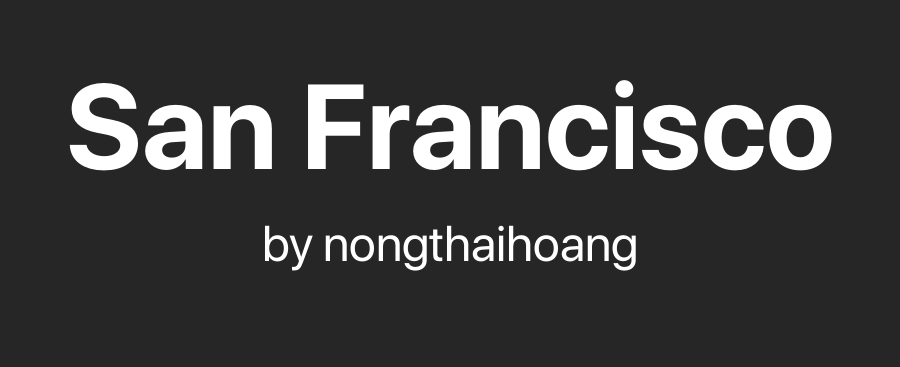
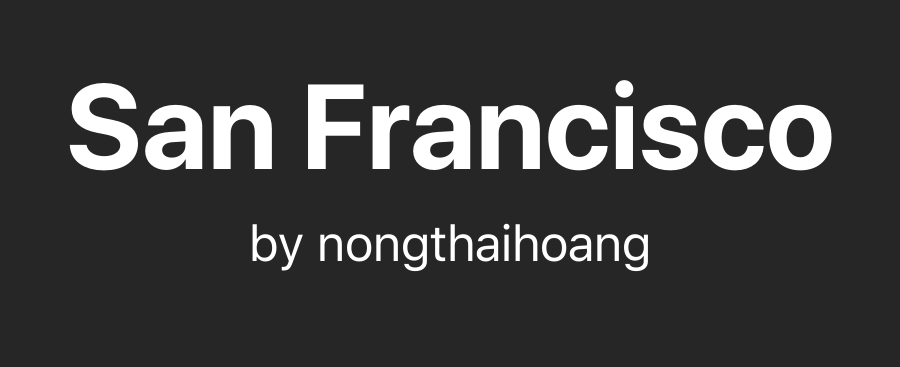
Two versions of the same layered image (900 x 367). Layer-by-layer changes:
painted on "by nongthaihoang" over [left=252, top=223, right=648, bottom=272]
